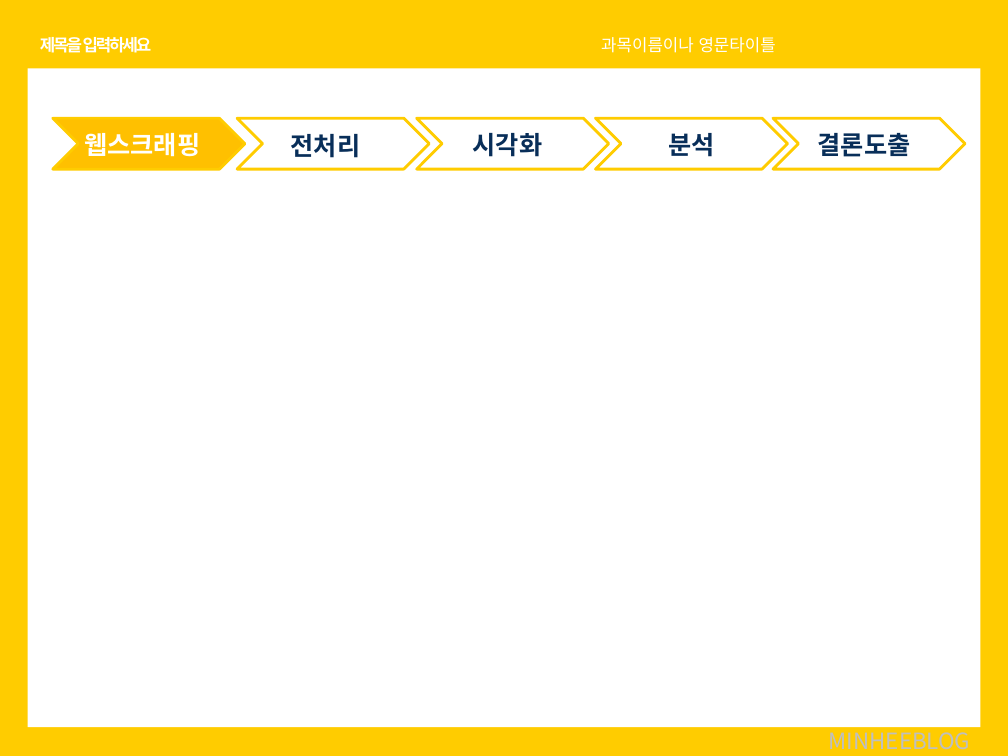
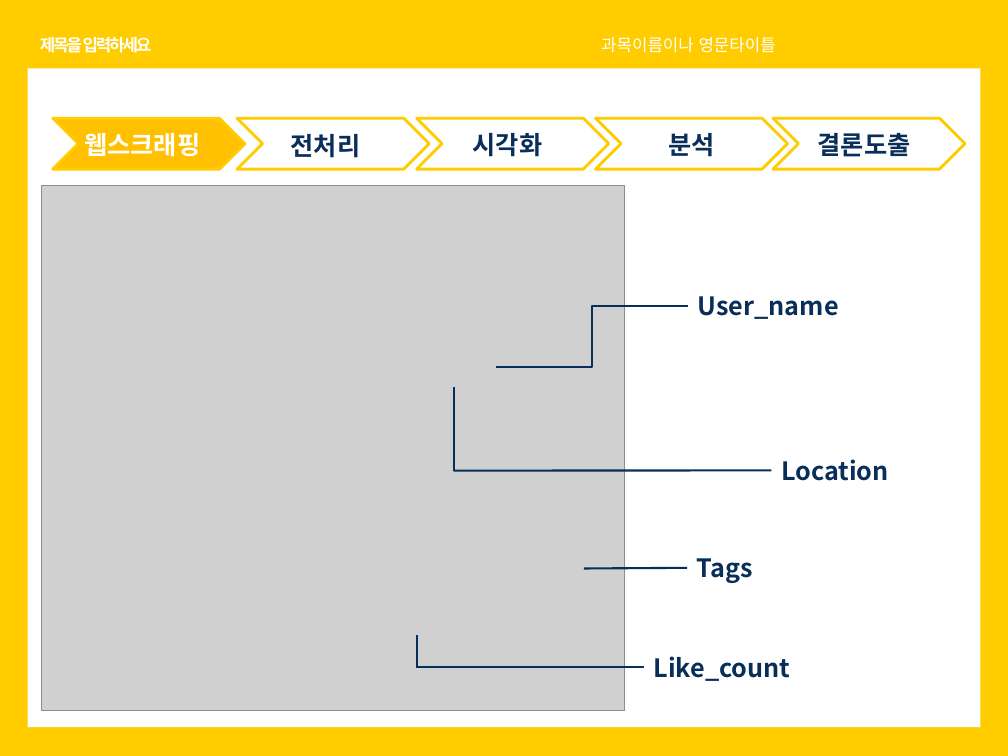
Before and after one commit to soothingni/PROJECT1, a slide deck: slide 8 of 치즈.pptx. Drawn at 1008x756 pixels with LibreOffice and Linux fonts; fonts in the diff are those of the drawing; grey boxes stand for pictures. Boxes give left, top, right and bottom in pixels: in the first picture for what was removed or moved away, otherwise in the second. Text is boxed around its words. In the diff, an @@ line names an element or a change of style, - is before the commit and + after.

```diff
--- a/치즈.pptx
+++ b/치즈.pptx
@@ picture added at [41, 185, 625, 711] @@
@@ text added at [698, 296, 839, 319], 18 pt, text #082E59, bold @@
+User_name
@@ elbow line added from (496, 367) to (687, 305), #082E59 1.5 pt @@
@@ line added from (454, 387) to (454, 471), #082E59 1.5 pt @@
@@ line added from (454, 471) to (771, 471), #082E59 1.5 pt @@
@@ text added at [781, 459, 889, 481], 18 pt, text #082E59, bold @@
+Location
@@ line added from (584, 569) to (687, 568), #082E59 1.5 pt @@
@@ text added at [697, 558, 753, 583], 18 pt, text #082E59, bold @@
+Tags
@@ line added from (416, 635) to (416, 668), #082E59 1.5 pt @@
@@ text added at [654, 656, 791, 681], 18 pt, text #082E59, bold @@
+Like_count
@@ line added from (416, 667) to (644, 667), #082E59 1.5 pt @@
@@ text removed at [829, 726, 970, 750] @@
-MINHEEBLOG
```
Also in this commit, not shown: 3 other slides changed, 6 slides added.
